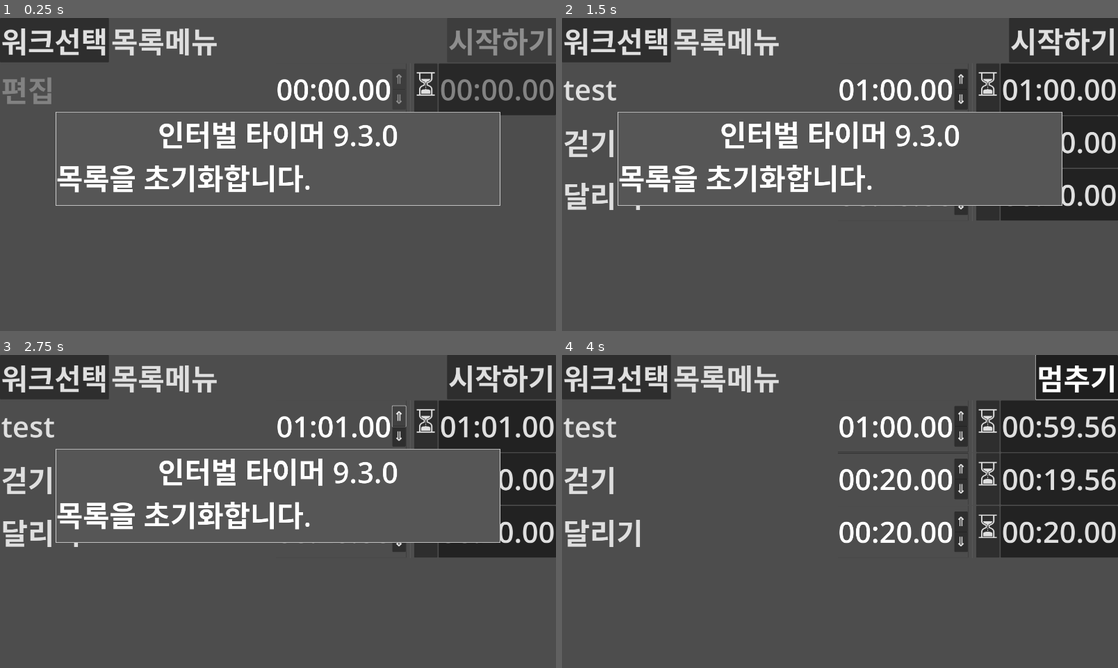
Above: before the commit, frames 1-4 (two rows, left to right).
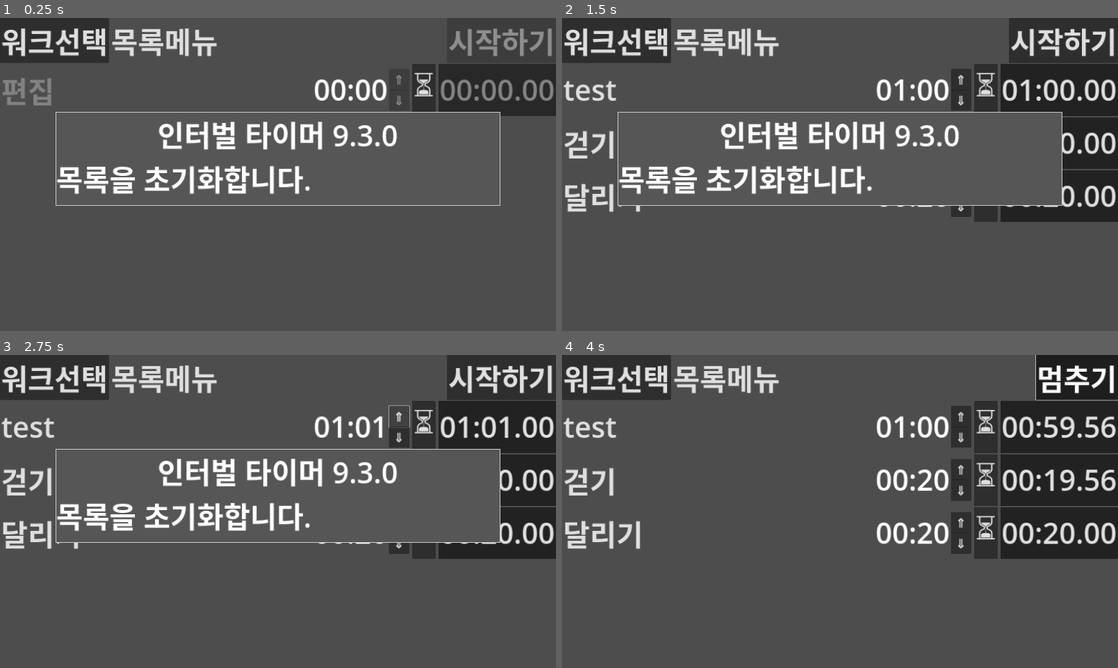
Above: after the commit, the same moments.

Repository: kasworld/maranic
Game: Godot game, scene res://main.tscn
The game is run twice, just before and just after one commit, with the same random seed, the same clock (stepped at 60 frames per second) and the same inputs.
Inputs:
- Up to frame 1 (0.25 s): no input
- Up to frame 2 (1.5 s): click "워크선택" at 0.5 s; click "목록메뉴" at 1.25 s
- Up to frame 3 (2.75 s): click "⇑" at 2 s
- Up to frame 4 (4 s): click "⇓" at 2.75 s; click "시작하기" at 3.5 s

The runs differ from the first frame. In frame 1, 3.8% of the frame differs, in the area x 0-100%, y 3-57%; in frame 2, 5.3%; in frame 3, 5.2%; in frame 4, 6.7%, in the area x 0-100%, y 0-66%.
Error in both runs: Invalid access of index '0' on a base object of type: 'PackedStringArray'. (res://main.gd:8)

Commit message:
update int edit

Diff:
--- a/int_edit/int_edit.gd
+++ b/int_edit/int_edit.gd
@@ -1,14 +1,15 @@
-extends PanelContainer
+extends HBoxContainer
 
 class_name IntEdit
 
 # ▲△▼▽↑↓⇑⇓Ýß­¯
 
-@onready var vallabel = $HBoxContainer/ValueLabel
-@onready var incbtn = $HBoxContainer/VBoxContainer/IncButton
-@onready var decbtn = $HBoxContainer/VBoxContainer/DecButton
+@onready var vallabel = $ValueLabel
+@onready var incbtn = $VBoxContainer/IncButton
+@onready var decbtn = $VBoxContainer/DecButton
 
 signal value_changed(idx:int) # emit button up
+signal value_changing(idx:int) # emit value changed
 signal over_limit_low_reached(idx:int) # emit when try dec on low limit value
 signal over_limit_high_reached(idx:int) # emit when try inc on high limit value
 
@@ -24,11 +25,13 @@
 func default_formater(v:int)->String:
 	return "%d" % v
 
-func init(idx:int, fsize :int, fmt :Callable=default_formater)->void:
+func init(idx:int,lbtxt:String, fsize :int, fmt :Callable=default_formater)->void:
 	index = idx
-	$HBoxContainer/ValueLabel.theme.default_font_size = fsize
-	$HBoxContainer/VBoxContainer/IncButton.theme.default_font_size = fsize*0.9/2
-	$HBoxContainer/VBoxContainer/DecButton.theme.default_font_size = fsize*0.9/2
+	$Label.text = lbtxt
+	$Label.theme.default_font_size = fsize
+	$ValueLabel.theme.default_font_size = fsize
+	$VBoxContainer/IncButton.theme.default_font_size = fsize*0.9/2
+	$VBoxContainer/DecButton.theme.default_font_size = fsize*0.9/2
 	set_formater(fmt)
 
 func set_limits(llow :int, uselow :bool, val :int, lhigh :int, usehigh :bool)->void:
@@ -67,7 +70,7 @@
 			current_value = limit_high
 			over_limit_high_reached.emit(index)
 	if current_value != oldval:
-		value_changed.emit(index)
+		value_changing.emit(index)
 		update_label()
 
 func dec(v :int)->void:
@@ -78,7 +81,7 @@
 			current_value = limit_low
 			over_limit_low_reached.emit(index)
 	if current_value != oldval:
-		value_changed.emit(index)
+		value_changing.emit(index)
 		update_label()
 
 const click_inc_sec = 1
@@ -92,6 +95,7 @@
 		dec(click_inc_sec)
 	repeat_inc_sec = 0
 	$Timer.stop()
+	value_changed.emit(index)
 
 func _on_inc_button_button_down() -> void:
 	repeat_inc_sec = 1
@@ -101,6 +105,7 @@
 		inc(click_inc_sec)
 	repeat_inc_sec = 0
 	$Timer.stop()
+	value_changed.emit(index)
 
 func _on_timer_timeout() -> void:
 	if repeat_inc_sec < 0 :
--- a/int_edit/int_edit.tscn
+++ b/int_edit/int_edit.tscn
@@ -2,67 +2,63 @@
 
 [ext_resource type="Script" path="res://int_edit/int_edit.gd" id="1_pkisn"]
 
-[sub_resource type="StyleBoxFlat" id="StyleBoxFlat_mvqnd"]
-bg_color = Color(0.25098, 0.25098, 0.25098, 0)
-border_width_left = 1
-border_width_top = 1
-border_width_right = 1
-border_width_bottom = 1
-border_color = Color(0, 0, 0, 1)
-border_blend = true
+[sub_resource type="Theme" id="Theme_rsp75"]
 
 [sub_resource type="SystemFont" id="SystemFont_aut32"]
+subpixel_positioning = 0
 
 [sub_resource type="Theme" id="Theme_cfe30"]
 default_font = SubResource("SystemFont_aut32")
 default_font_size = 100
 
 [sub_resource type="SystemFont" id="SystemFont_t6at0"]
+subpixel_positioning = 0
 
 [sub_resource type="Theme" id="Theme_53h71"]
 default_font = SubResource("SystemFont_t6at0")
 default_font_size = 43
 
 [sub_resource type="SystemFont" id="SystemFont_60x5w"]
+subpixel_positioning = 0
 
 [sub_resource type="Theme" id="Theme_lcjeb"]
 default_font = SubResource("SystemFont_60x5w")
 default_font_size = 43
 
-[node name="IntEdit" type="PanelContainer"]
+[node name="IntEdit" type="HBoxContainer"]
 offset_left = 343.0
 offset_right = 343.0
 offset_bottom = 145.0
-theme_override_styles/panel = SubResource("StyleBoxFlat_mvqnd")
 script = ExtResource("1_pkisn")
 
 [node name="Timer" type="Timer" parent="."]
 
-[node name="HBoxContainer" type="HBoxContainer" parent="."]
+[node name="Label" type="Label" parent="."]
 layout_mode = 2
+theme = SubResource("Theme_rsp75")
 
-[node name="ValueLabel" type="Label" parent="HBoxContainer"]
+[node name="ValueLabel" type="Label" parent="."]
 layout_mode = 2
 theme = SubResource("Theme_cfe30")
 text = "00:00"
 
-[node name="VBoxContainer" type="VBoxContainer" parent="HBoxContainer"]
+[node name="VBoxContainer" type="VBoxContainer" parent="."]
 layout_mode = 2
 theme_override_constants/separation = -2
 alignment = 1
 
-[node name="IncButton" type="Button" parent="HBoxContainer/VBoxContainer"]
+[node name="IncButton" type="Button" parent="VBoxContainer"]
 layout_mode = 2
 theme = SubResource("Theme_53h71")
-text = "⇑"
+text = " ⇑ "
 
-[node name="DecButton" type="Button" parent="HBoxContainer/VBoxContainer"]
+[node name="DecButton" type="Button" parent="VBoxContainer"]
 layout_mode = 2
 theme = SubResource("Theme_lcjeb")
-text = "⇓"
+text = " ⇓ "
 
 [connection signal="timeout" from="Timer" to="." method="_on_timer_timeout"]
-[connection signal="button_down" from="HBoxContainer/VBoxContainer/IncButton" to="." method="_on_inc_button_button_down"]
-[connection signal="button_up" from="HBoxContainer/VBoxContainer/IncButton" to="." method="_on_inc_button_button_up"]
-[connection signal="button_down" from="HBoxContainer/VBoxContainer/DecButton" to="." method="_on_dec_button_button_down"]
-[connection signal="button_up" from="HBoxContainer/VBoxContainer/DecButton" to="." method="_on_dec_button_button_up"]
+[connection signal="button_down" from="VBoxContainer/IncButton" to="." method="_on_inc_button_button_down"]
+[connection signal="button_up" from="VBoxContainer/IncButton" to="." method="_on_inc_button_button_up"]
+[connection signal="button_down" from="VBoxContainer/DecButton" to="." method="_on_dec_button_button_down"]
+[connection signal="button_up" from="VBoxContainer/DecButton" to="." method="_on_dec_button_button_up"]
--- a/main.gd
+++ b/main.gd
@@ -26,8 +26,8 @@
 	$TimedMessage.init(100, msgrect, tr("인터벌 타이머 9.3.0"))
 	WorkListMenuButton.get_popup().theme = preload("res://menulist_theme.tres")
 	CmdMenuButton.get_popup().theme = preload("res://menulist_theme.tres")
-	WorkListMenuButton.get_popup().index_pressed.connect(work_list_menu_index_pressed)
-	CmdMenuButton.get_popup().index_pressed.connect(cmd_menu_index_pressed)
+	WorkListMenuButton.get_popup().index_pressed.connect(_on_work_list_menu_index_pressed)
+	CmdMenuButton.get_popup().index_pressed.connect(_on_cmd_menu_index_pressed)
 	reset_work_list()
 	work_list2work_list_menu()
 	MasterWorkNode.init()
@@ -156,11 +156,11 @@
 		WorkListMenuButton.get_popup().add_item(work_list.get_at(i).to_str(),i)
 	clear_subwork_node_list()
 
-func work_list_menu_index_pressed(sel :int)->void:
+func _on_work_list_menu_index_pressed(sel :int)->void:
 	work_index = sel
 	select_work(sel)
 
-func cmd_menu_index_pressed(sel :int)->void:
+func _on_cmd_menu_index_pressed(sel :int)->void:
 	match sel :
 		0: # 워크목록읽어오기
 			load_work_list()
--- a/project.godot
+++ b/project.godot
@@ -25,7 +25,7 @@
 
 window/size/viewport_width=1920
 window/size/viewport_height=1080
-window/stretch/mode="viewport"
+window/stretch/mode="canvas_items"
 window/stretch/aspect="ignore"
 window/vsync/vsync_mode=2
 window/ios/allow_high_refresh_rate=false
--- a/subwork_node.gd
+++ b/subwork_node.gd
@@ -15,9 +15,9 @@
 	$MenuButton.get_popup().index_pressed.connect(_on_menu_index_pressed)
 	$TimeRecorder.init(0, fsize, TickLib.tick2str)
 	$TimeRecorder.overrun.connect(_on_timerecorder_overrun)
-	$IntEdit.init(0,fsize, TickLib.tick2str)
+	$IntEdit.init(0,"",fsize, TickLib.tick2stri)
 	$IntEdit.set_limits(0,true,0,99,false)
-	$IntEdit.value_changed.connect(_on_edit_value_changed)
+	$IntEdit.value_changing.connect(_on_edit_value_changed)
 	$ToggleButton.theme.default_font_size = fsize
 	mode_countdowntimer()
 
--- a/subwork_node.tscn
+++ b/subwork_node.tscn
@@ -13,6 +13,7 @@
 offset_bottom = 145.0
 size_flags_horizontal = 3
 size_flags_vertical = 3
+theme_override_constants/separation = 10
 script = ExtResource("1_mqriv")
 
 [node name="NameEdit" type="LineEdit" parent="."]
@@ -43,10 +44,6 @@
 [node name="IntEdit" parent="." instance=ExtResource("4_fn27v")]
 layout_mode = 2
 
-[node name="VSeparator" type="VSeparator" parent="."]
-custom_minimum_size = Vector2(20, 0)
-layout_mode = 2
-
 [node name="ToggleButton" type="Button" parent="."]
 layout_mode = 2
 theme = SubResource("Theme_ygxnd")
Not shown, added: doc/.gdignore
Not shown, removed: doc/screen1.png.import
Not shown, removed: doc/screen2.png.import
Not shown, removed: doc/screen3.png.import
